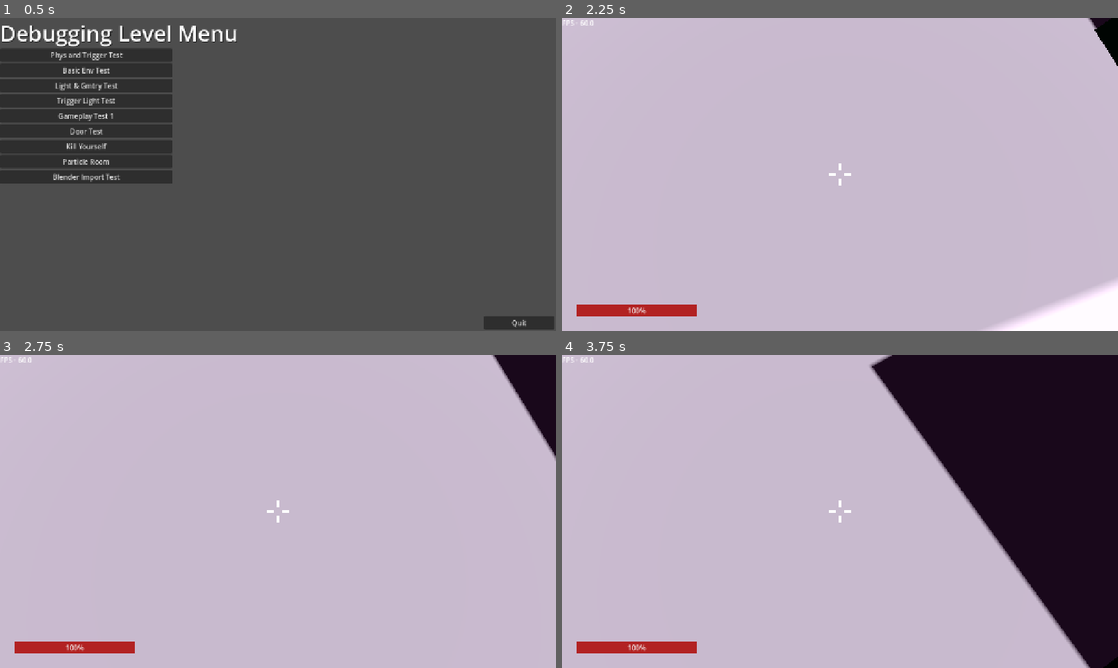
Above: before the commit, frames 1-4 (two rows, left to right).
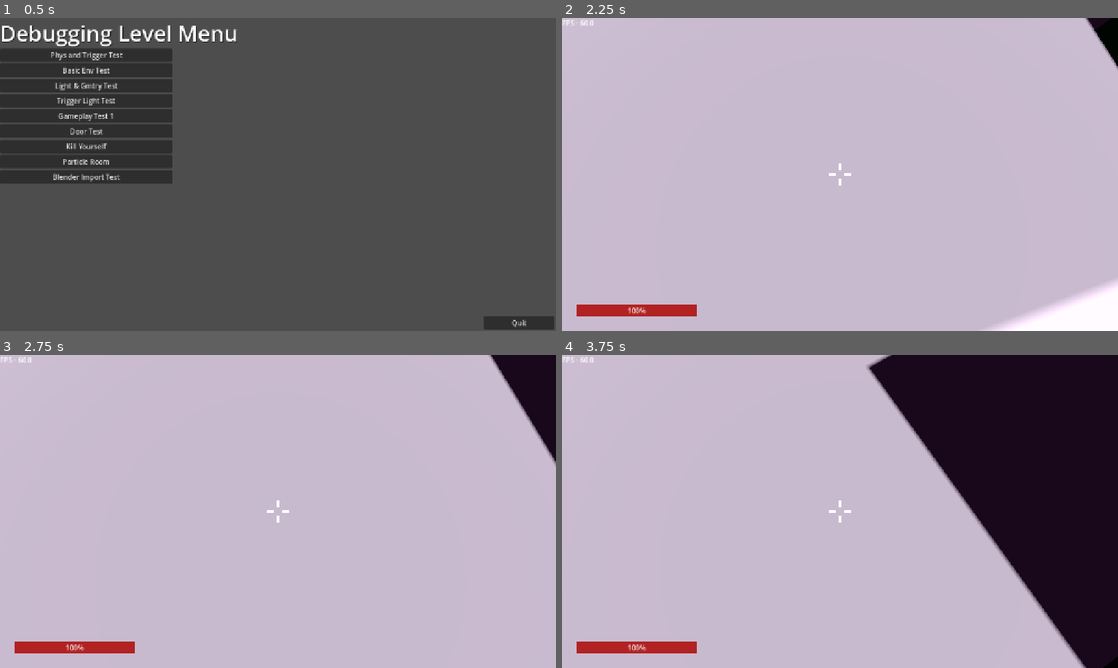
Above: after the commit, the same moments.

Repository: RubberDev/3d-game-test
Game: Godot game, scene res://TitleScreens/DebugTitleScr/DebugTitleScreen.tscn
The game is run twice, just before and just after one commit, with the same random seed, the same clock (stepped at 60 frames per second) and the same inputs. Sound files missing from this copy of the repository are replaced by a short silence.
Inputs (mouse positions are in pixels of both pictures, inside the frame that each line leads up to):
- Up to frame 1 (0.5 s): no input
- Up to frame 2 (2.25 s): click "Phys and Trigger Test" at 0.5 s; tap Enter at 1.25 s; move the mouse to (867, 174) at 1.27 s; hold Ctrl (Crouch) 1.28-2.03 s; hold W (Forward) from 1.28 s (still down); tap Space (Jump) at 1.52 s; move the mouse to (812, 174) at 2.02 s; tap F (Flashlight) at 2.1 s
- Up to frame 3 (2.75 s): keep holding W (Forward); tap Space (Jump) at 2.27 s
- Up to frame 4 (3.75 s): keep holding W (Forward); move the mouse to (851, 505) at 2.77 s; tap E (Interact) at 2.85 s; move the mouse to (834, 517) at 3.52 s; tap Alt (Sneak) at 3.6 s

Frame 1 is identical in both runs. In frame 2, less than 0.1% of the frame differs, in the area x 94-100%, y 0-17%; in frame 3, 0.4%; in frame 4, 1.3%, in the area x 54-95%, y 0-100%.

Commit message:
Implemented anti-aliasing and window mode control

Diff:
--- a/Player/Scripts/pause_menu.gd
+++ b/Player/Scripts/pause_menu.gd
@@ -39,3 +39,31 @@
 func _on_volume_value_changed(value: float) -> void:
 	AudioServer.set_bus_volume_db(bus, linear_to_db(value))
 	$Settings/VBoxContainer/VolumeLabel.text = "Volume: " + str(value*100)
+
+# Window modes
+func _on_window_modes_item_selected(index: int) -> void:
+	match index:
+		0:
+			DisplayServer.window_set_mode(DisplayServer.WINDOW_MODE_WINDOWED)
+		1:
+			DisplayServer.window_set_mode(DisplayServer.WINDOW_MODE_FULLSCREEN)
+		2:
+			DisplayServer.window_set_mode(DisplayServer.WINDOW_MODE_EXCLUSIVE_FULLSCREEN)
+
+# Anti-aliasing
+func _on_atni_aliasing_item_selected(index: int) -> void:
+	match index:
+		0:
+			get_viewport().msaa_3d = Viewport.MSAA_8X
+			get_viewport().use_taa = false
+		1:
+			get_viewport().msaa_3d = Viewport.MSAA_4X
+			get_viewport().use_taa = false
+		2:
+			get_viewport().msaa_3d = Viewport.MSAA_2X
+			get_viewport().use_taa = false
+		3:
+			get_viewport().use_taa = true
+		4:
+			get_viewport().msaa_3d = Viewport.MSAA_DISABLED
+			get_viewport().use_taa = false
--- a/Player/UI/pause_menu.tscn
+++ b/Player/UI/pause_menu.tscn
@@ -101,8 +101,9 @@
 
 [node name="VBoxContainer" type="VBoxContainer" parent="Settings"]
 layout_mode = 0
+offset_left = 14.0
 offset_top = 72.0
-offset_right = 554.0
+offset_right = 547.0
 offset_bottom = 658.0
 
 [node name="VolumeLabel" type="Label" parent="Settings/VBoxContainer"]
@@ -158,7 +159,7 @@
 layout_mode = 2
 text = "Anti-Aliasing"
 
-[node name="OptionButton" type="OptionButton" parent="Settings/VBoxContainer"]
+[node name="Atni-Aliasing" type="OptionButton" parent="Settings/VBoxContainer"]
 layout_mode = 2
 selected = 4
 item_count = 5
@@ -173,14 +174,48 @@
 popup/item_4/text = "Disabled"
 popup/item_4/id = 4
 
+[node name="ShadowLabel" type="Label" parent="Settings/VBoxContainer"]
+layout_mode = 2
+text = "Shadow Quality"
+
+[node name="ShadowQuality" type="OptionButton" parent="Settings/VBoxContainer"]
+layout_mode = 2
+selected = 1
+item_count = 4
+popup/item_0/text = "High"
+popup/item_0/id = 0
+popup/item_1/text = "Medium"
+popup/item_1/id = 1
+popup/item_2/text = "Low"
+popup/item_2/id = 2
+popup/item_3/text = "Terribly Low"
+popup/item_3/id = 3
+
+[node name="ScalingLabel" type="Label" parent="Settings/VBoxContainer"]
+layout_mode = 2
+text = "Scaling"
+
+[node name="Scaling" type="OptionButton" parent="Settings/VBoxContainer"]
+layout_mode = 2
+selected = 2
+item_count = 3
+popup/item_0/text = "FSR 2.2"
+popup/item_0/id = 0
+popup/item_1/text = "FSR 1.0"
+popup/item_1/id = 1
+popup/item_2/text = "Bilinear"
+popup/item_2/id = 2
+
 [node name="VBoxContainer2" type="VBoxContainer" parent="Settings"]
 layout_mode = 0
-offset_left = 554.0
+offset_left = 563.0
 offset_top = 72.0
-offset_right = 1108.0
+offset_right = 1092.0
 offset_bottom = 658.0
 
 [connection signal="pressed" from="MainP/VBoxContainer/Resume" to="." method="_on_resume_pressed"]
 [connection signal="pressed" from="MainP/VBoxContainer/Settings" to="." method="_on_settings_pressed"]
 [connection signal="pressed" from="MainP/VBoxContainer/Quit" to="." method="_on_quit_pressed"]
 [connection signal="value_changed" from="Settings/VBoxContainer/Volume" to="." method="_on_volume_value_changed"]
+[connection signal="item_selected" from="Settings/VBoxContainer/WindowModes" to="." method="_on_window_modes_item_selected"]
+[connection signal="item_selected" from="Settings/VBoxContainer/Atni-Aliasing" to="." method="_on_atni_aliasing_item_selected"]
--- a/project.godot
+++ b/project.godot
@@ -24,6 +24,7 @@
 
 window/size/viewport_width=1280
 window/size/viewport_height=720
+window/size/mode=3
 window/stretch/mode="canvas_items"
 
 [global_group]
@@ -92,3 +93,7 @@
 "events": [Object(InputEventKey,"resource_local_to_scene":false,"resource_name":"","device":-1,"window_id":0,"alt_press …(192 unchanged characters)…
 ]
 }
+
+[rendering]
+
+lights_and_shadows/directional_shadow/size=4092
